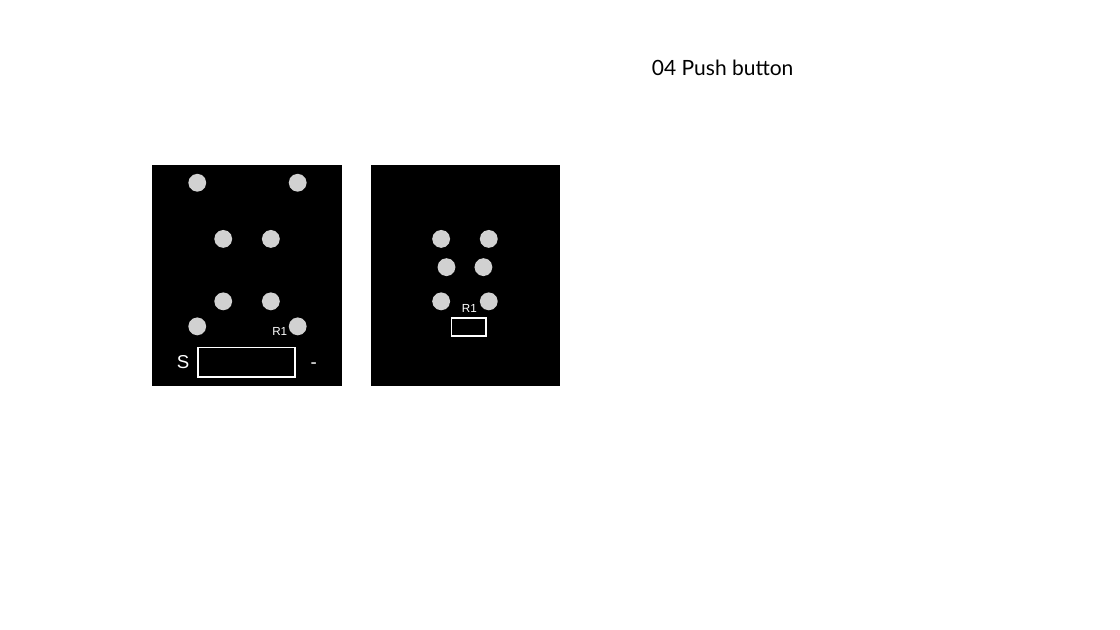
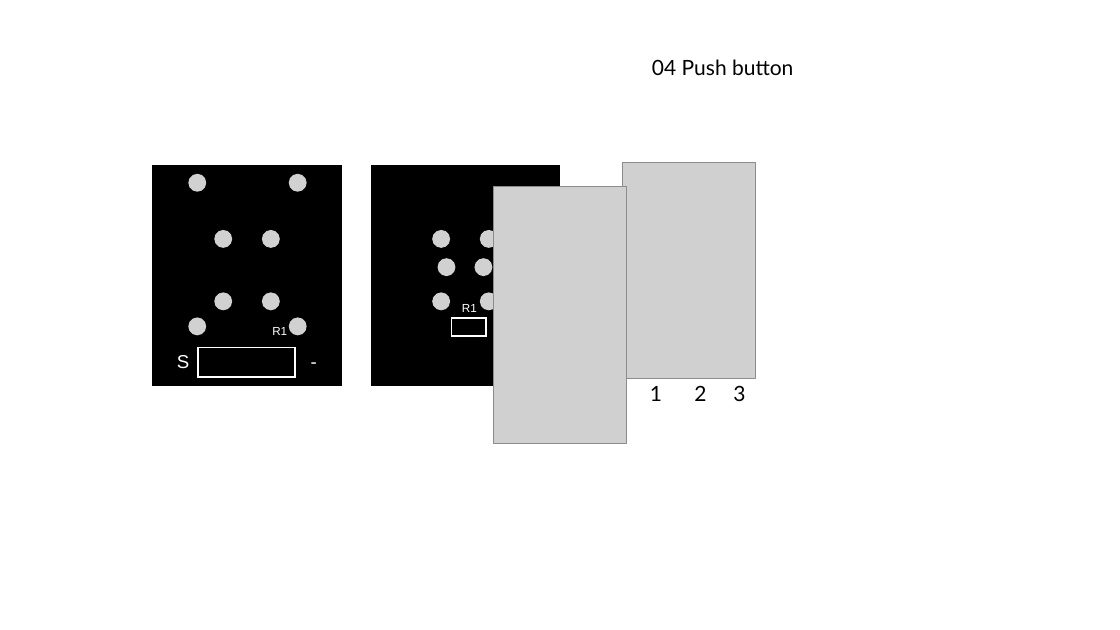
Before and after one commit to pddring/electronic-sensors, a slide deck: slide 1 of Blender/04 Push button/Silk screens.pptx. Drawn at 1120x630 pixels with LibreOffice and Linux fonts; fonts in the diff are those of the drawing; grey boxes stand for pictures. Boxes give left, top, right and bottom in pixels: in the first picture for what was removed or moved away, otherwise in the second. Text is boxed around its words. In the diff, an @@ line names an element or a change of style, - is before the commit and + after.

```diff
--- a/Blender/04 Push button/Silk screens.pptx
+++ b/Blender/04 Push button/Silk screens.pptx
@@ picture added at <box>623,162,755,378</box> @@
@@ picture added at <box>494,187,627,444</box> @@
@@ text added at <box>650,385,745,401</box>, 18 pt, text #000000 @@
+1 2 3
```
Also in this commit, not shown: 4 other files.
